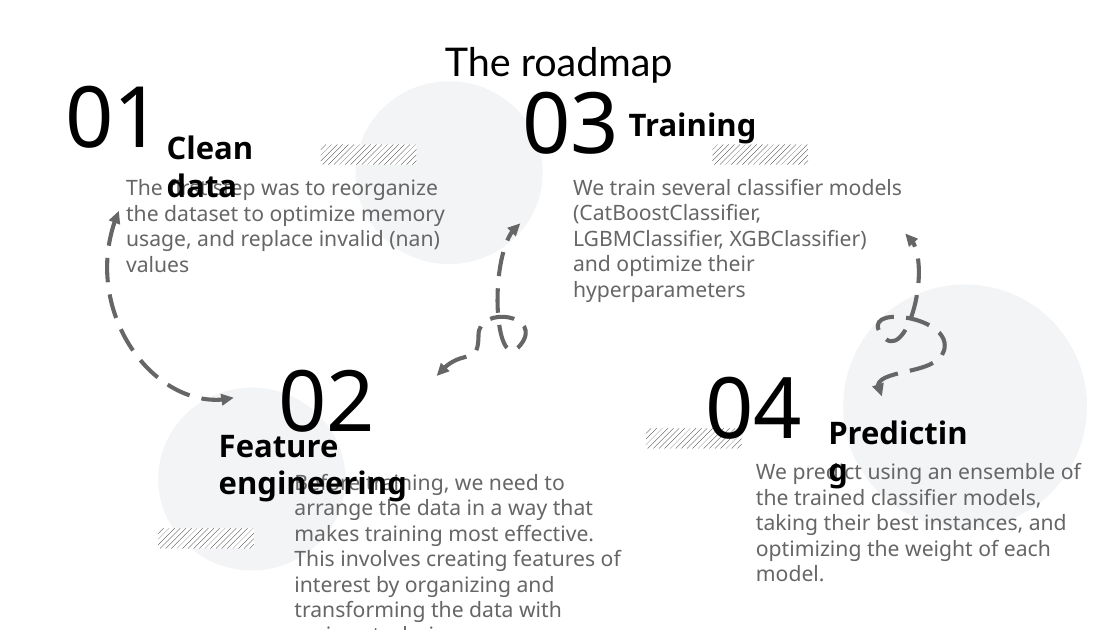
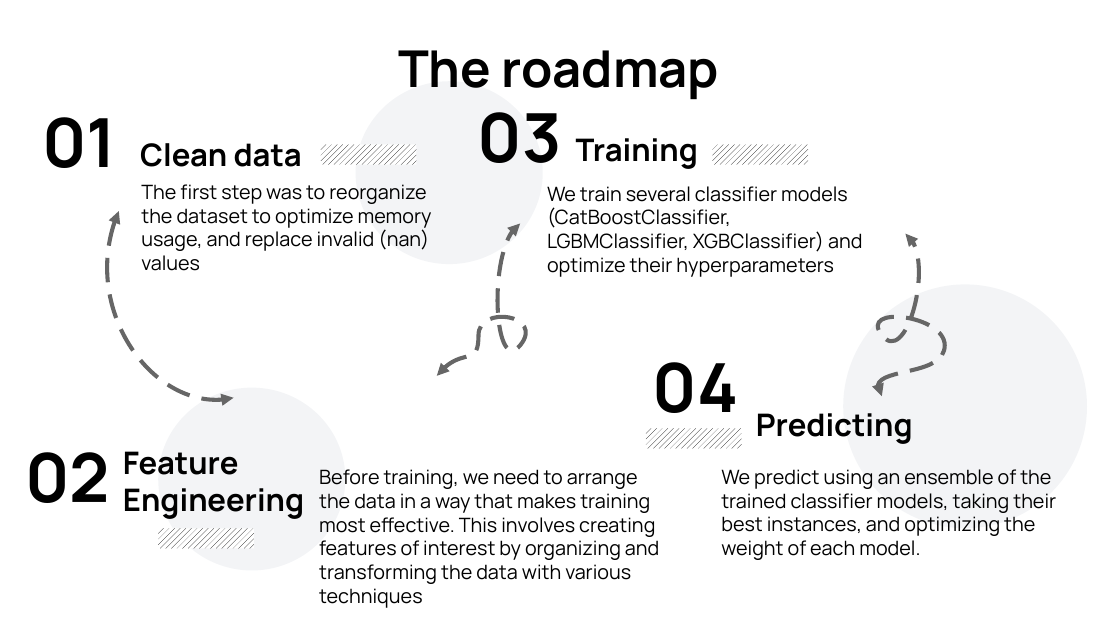
Before and after one commit to atfortes/Repeat-Buyers-Prediction, a slide deck: slide 8 of final_presentation.pptx. Drawn at 1120x630 pixels with LibreOffice and Linux fonts; fonts in the diff are those of the drawing. Boxes give left, top, right and bottom in pixels: in the first picture for what was removed or moved away, otherwise in the second. Text is boxed around its words. In the diff, an @@ line names an element or a change of style, - is before the commit and + after.

```diff
--- a/final_presentation.pptx
+++ b/final_presentation.pptx
@@ text "The roadmap" at (398, 50, 719, 100): size 28 to 36 pt, font Lato to Manrope, bold on @@
@@ text "03": place and size @@
-text "03" at (522, 74, 619, 154)
+text "03" at (478, 112, 562, 163)
@@ text "01": place and size @@
-text "01" at (65, 85, 162, 148)
+text "01" at (42, 117, 116, 168)
@@ text "Clean data": place and size @@
-text "Clean data" at (167, 135, 254, 198)
+text "Clean data" at (140, 143, 302, 167)
@@ font Noto Sans to Manrope in 3 elements at (140, 143, 302, 167), (756, 413, 913, 444), (576, 138, 698, 169) @@
@@ text "Training": place and size @@
-text "Training" at (629, 112, 757, 145)
+text "Training" at (576, 138, 698, 169)
@@ text "The first step was to ...": place and size @@
-text "The first step was to ..." at (126, 175, 445, 272)
+text "The first step was to ..." at (141, 184, 432, 271)
@@ text "We train several classifier models ...": place and size @@
-text "We train several classifier models ..." at (573, 179, 902, 302)
+text "We train several classifier models ..." at (547, 186, 862, 277)
@@ text "04": place and size @@
-text "04" at (705, 376, 802, 449)
+text "04" at (653, 362, 739, 429)
@@ text "Predicting": place and size @@
-text "Predicting" at (818, 409, 991, 461)
+text "Predicting" at (756, 413, 913, 444)
@@ size 60 to 48 pt, font Noto Sans to Manrope, bold on in 4 elements at (42, 117, 116, 168), (653, 362, 739, 429), (478, 112, 562, 163), (25, 452, 110, 503) @@
@@ text "02": place and size @@
-text "02" at (278, 369, 375, 453)
+text "02" at (25, 452, 110, 503)
@@ text at (123, 451, 304, 519): text changed; font Noto Sans to Manrope @@
-Feature engineering
+Feature
+Engineering
@@ text "Before training, we need to ...": place and size @@
-text "Before training, we need to ..." at (294, 472, 621, 622)
+text "Before training, we need to ..." at (319, 469, 659, 584)
@@ size 15 to 14 pt, font Noto Sans to Manrope, text colour #666666 to #000000 in 4 elements at (141, 184, 432, 271), (319, 469, 659, 584), (547, 186, 862, 277), (721, 469, 1056, 560) @@
@@ text "We predict using an ensemble ...": place and size @@
-text "We predict using an ensemble ..." at (756, 463, 1081, 581)
+text "We predict using an ensemble ..." at (721, 469, 1056, 560)
```
Also in this commit, not shown: 24 other slides changed, 1 slide added.
